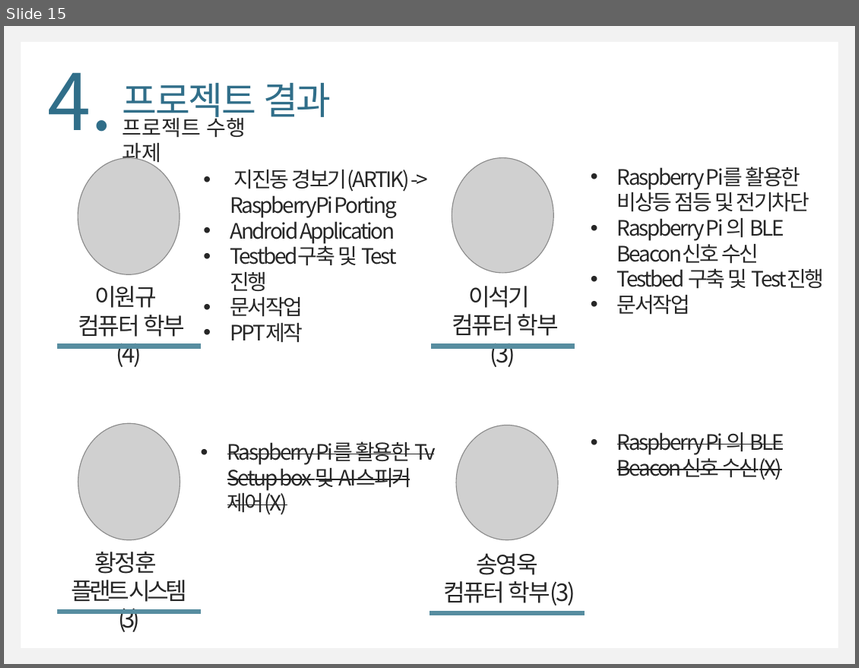
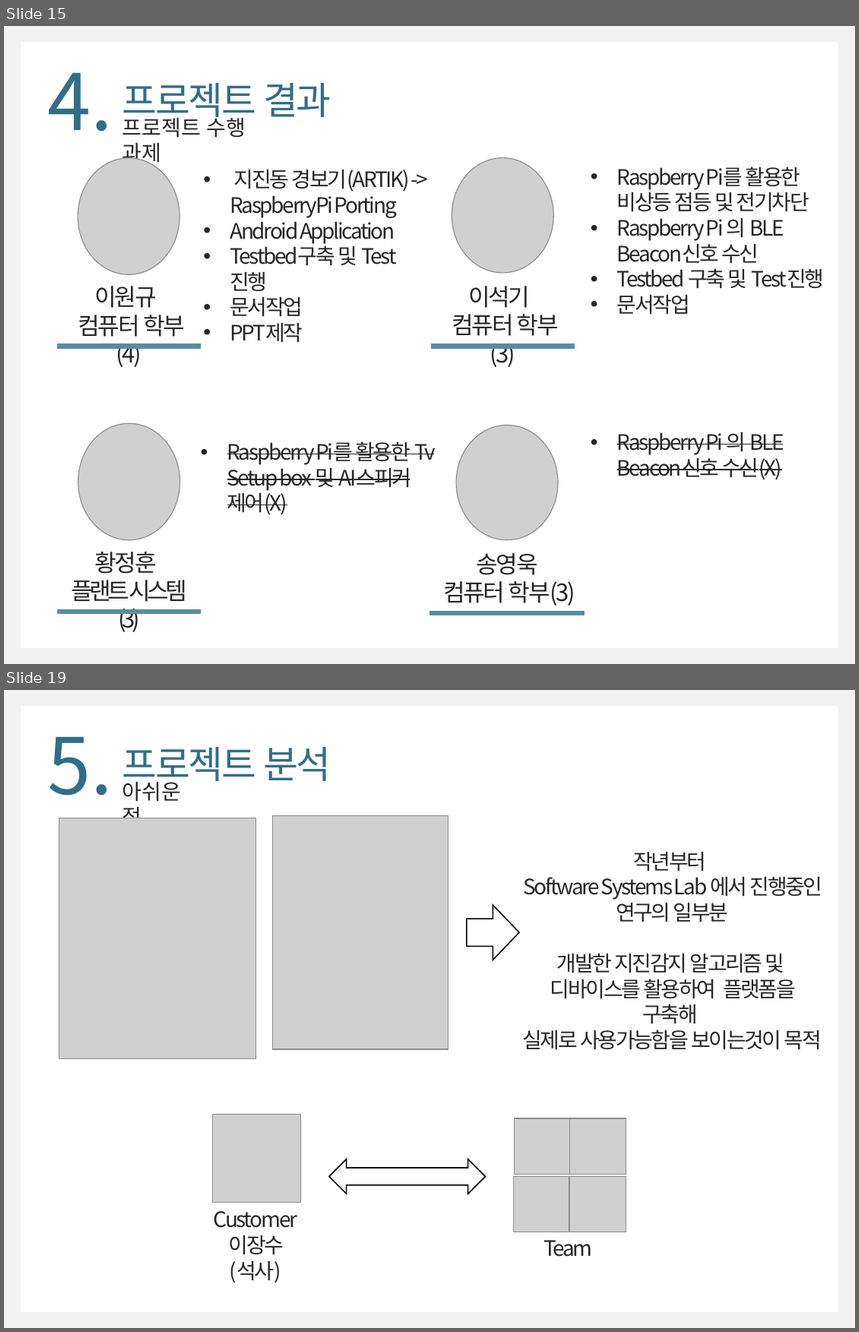
Before and after one commit to WongyuLee/KNU_SoftwareEngineering_2Team, a slide deck: doc/SoftwareEngineering_2Team(최종).pptx. Shown one above the other, each under a label of ours: slide 15 before the commit, slides 15 and 19 after it; the slides between them are not shown. The pictures are 859x668 and 859x1332 pixels, drawn with LibreOffice and Linux fonts; fonts in the diff are those of the drawing; grey boxes stand for pictures. Boxes give left, top, right and bottom in pixels: in the first picture for what was removed or moved away, otherwise in the second. Text is boxed around its words. In the diff, an @@ line names an element or a change of style, - is before the commit and + after.

```diff
--- a/doc/SoftwareEngineering_2Team(최종).pptx
+++ b/doc/SoftwareEngineering_2Team(최종).pptx
@@ slide 19 added at [4,690,855,1328], background #F2F2F2; not listed: 1 template element that a slide beside it also shows @@
@@ text added at [48,736,113,796], 66 pt, text #306E89 @@
+5.
@@ text added at [123,747,331,788], 32 pt, text #306E89 @@
+프로젝트 분석
@@ text added at [123,782,181,818], 18 pt, text #262626 @@
+아쉬운점
@@ picture added at [59,818,256,1059] @@
@@ picture added at [273,816,449,1050] @@
@@ text added at [523,852,823,1050], 18 pt, text #262626 @@
+작년부터
+Software Systems Lab 에서 진행중인 연구의 일부분
+개발한 지진감지 알고리즘 및 디바이스를 활용하여 플랫폼을 구축해
+실제로 사용가능함을 보이는것이 목적
@@ right arrow added at [467,905,520,961], fill #FFFFFF, outline #000000 1 pt @@
@@ picture added at [212,1114,301,1202] @@
@@ picture added at [514,1119,570,1175] @@
@@ picture added at [570,1119,626,1175] @@
@@ left right arrow added at [329,1159,486,1194], fill #FFFFFF, outline #000000 1 pt @@
@@ picture added at [513,1177,569,1233] @@
@@ picture added at [570,1177,626,1233] @@
@@ text added at [214,1211,297,1284], 18 pt, text #262626 @@
+Customer
+이장수 (석사)
@@ text added at [544,1240,592,1257], 18 pt, text #262626 @@
+Team
```
Also in this commit, not shown: 5 slides changed, 1 other slide added.
